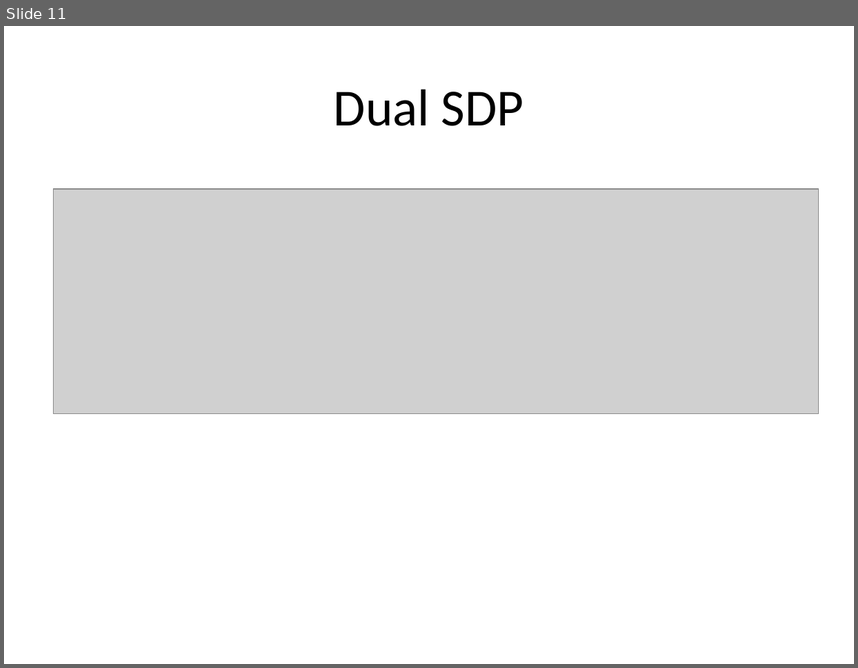
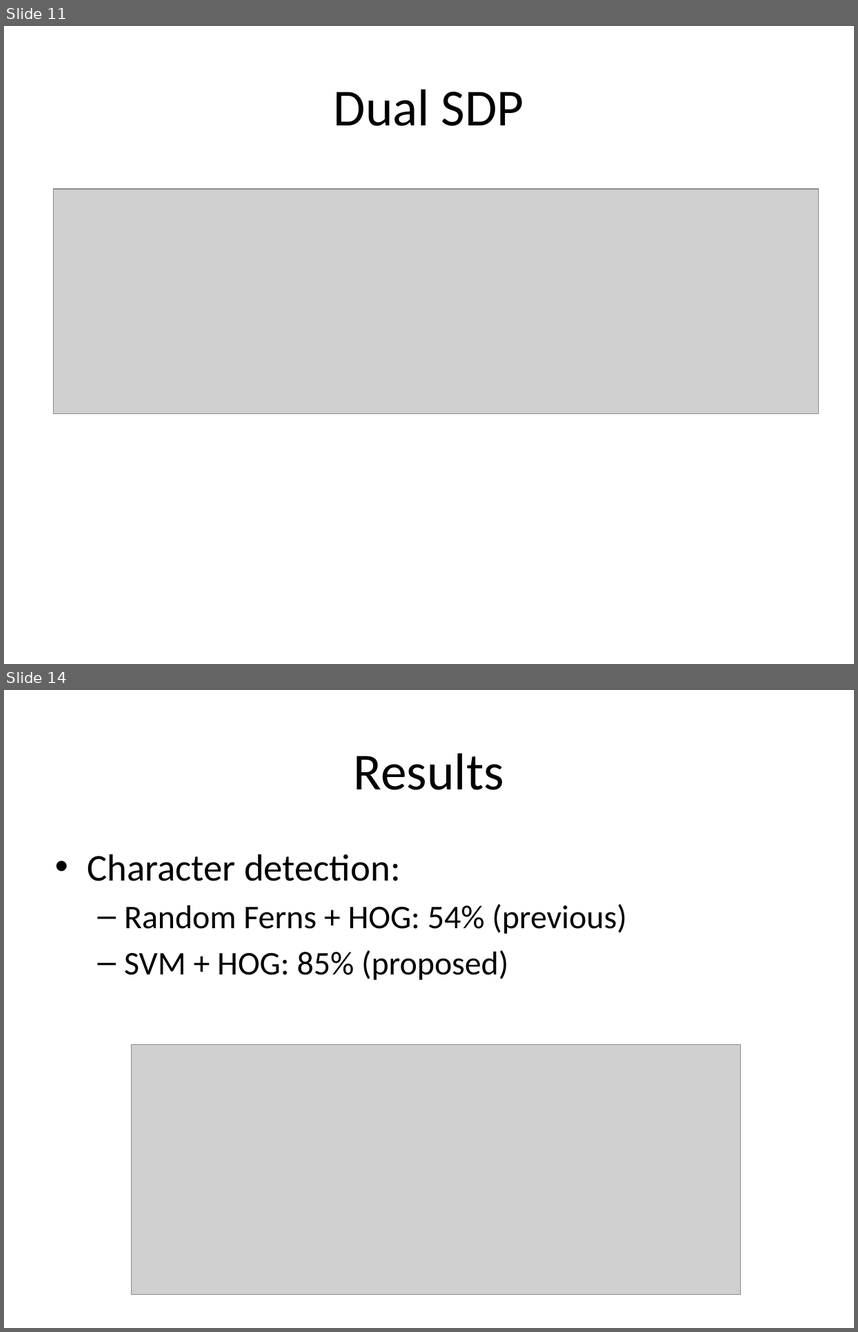
Before and after one commit to Chidanand/scenetext, a slide deck: convex report/Posterslide.pptx. Shown one above the other, each under a label of ours: slide 11 before the commit, slides 11 and 14 after it; the slides between them are not shown. The pictures are 858x668 and 858x1332 pixels, drawn with LibreOffice and Linux fonts; fonts in the diff are those of the drawing; grey boxes stand for pictures. Boxes give left, top, right and bottom in pixels: in the first picture for what was removed or moved away, otherwise in the second. Text is boxed around its words. In the diff, an @@ line names an element or a change of style, - is before the commit and + after.

```diff
--- a/convex report/Posterslide.pptx
+++ b/convex report/Posterslide.pptx
@@ slide 14 added at <box>4,690,854,1328</box>, background #FFFFFF @@
@@ title added at <box>354,753,504,790</box>, 44 pt, text #000000 @@
+Results
@@ text added at <box>87,854,626,980</box>, 28 pt, text #000000 @@
+• Character detection:
+  – Random Ferns + HOG: 54% (previous)
+  – SVM + HOG: 85% (proposed)
@@ picture added at <box>132,1045,741,1294</box> @@
```
Also in this commit, not shown: 2 slides changed, 6 other slides added, 5 slides removed, 7 other files.
